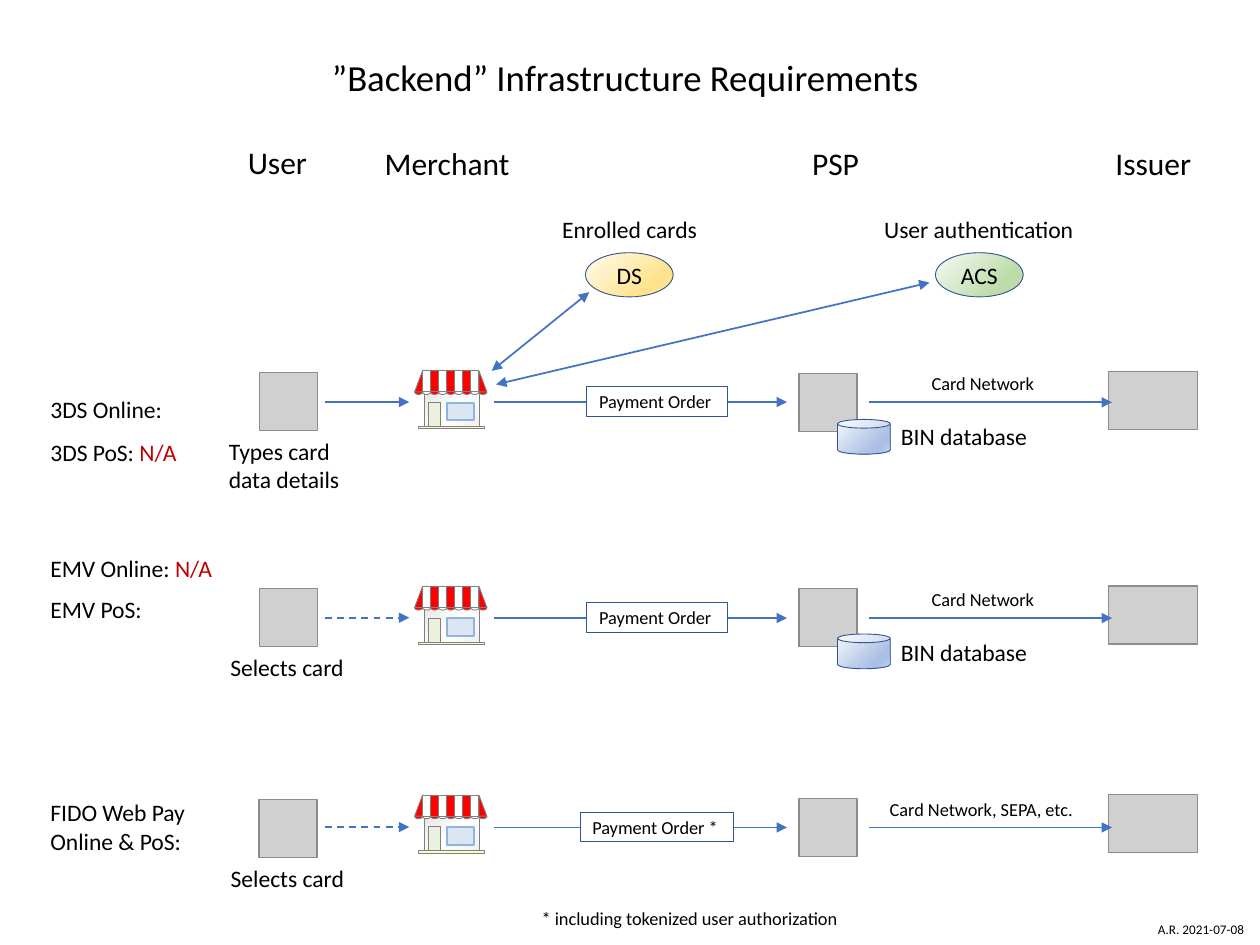
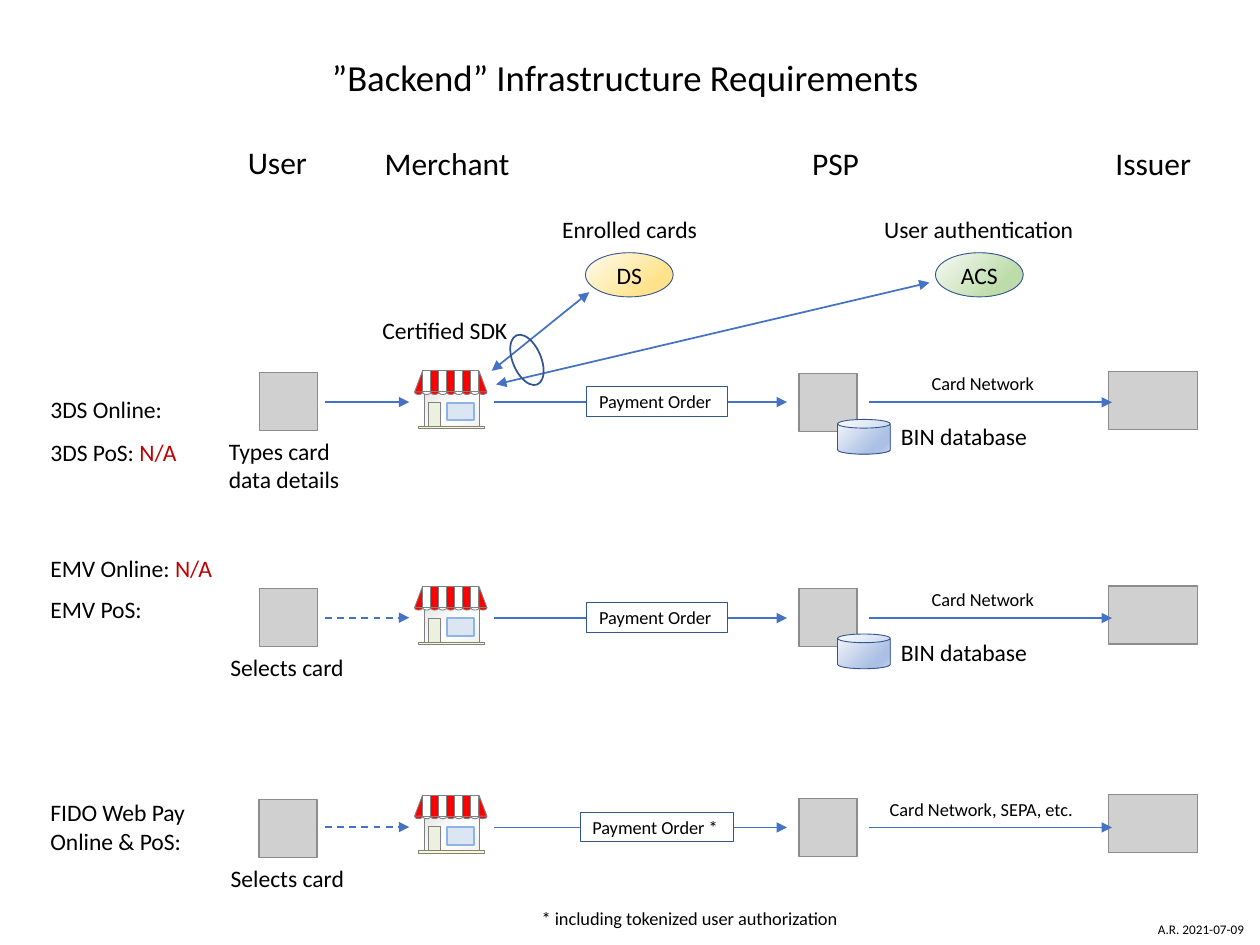
Before and after one commit to fido-web-pay/specification, a slide deck: slide 1 of backend-infrastructure-requirements.pptx. Drawn at 1260x945 pixels with LibreOffice and Linux fonts; fonts in the diff are those of the drawing; grey boxes stand for pictures. Boxes give left, top, right and bottom in pixels: in the first picture for what was removed or moved away, otherwise in the second. Text is boxed around its words. In the diff, an @@ line names an element or a change of style, - is before the commit and + after.

Commit message:
certified sdk added

```diff
--- a/backend-infrastructure-requirements.pptx
+++ b/backend-infrastructure-requirements.pptx
@@ text added at [382, 322, 507, 339], 13.5 pt, text #000000 @@
+Certified SDK
@@ ellipse added at [504, 331, 550, 390], outline #325491 1 pt @@
@@ text at [1158, 925, 1244, 934]: text changed @@
-A.R. 2021-07-08
+A.R. 2021-07-09
```
Also in this commit, not shown: 1 other file.
